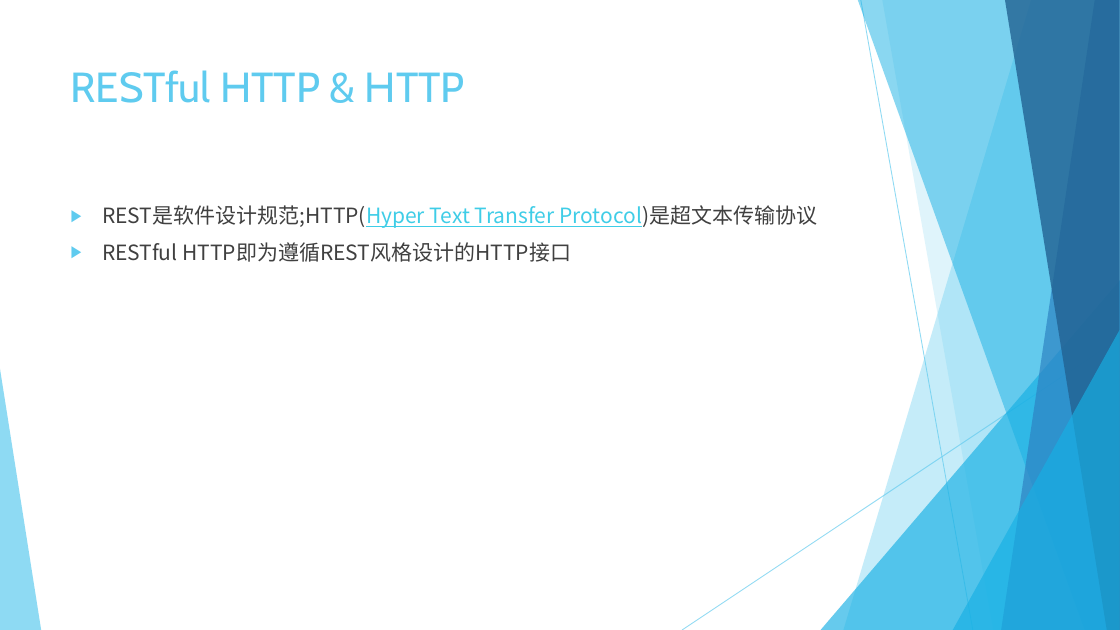
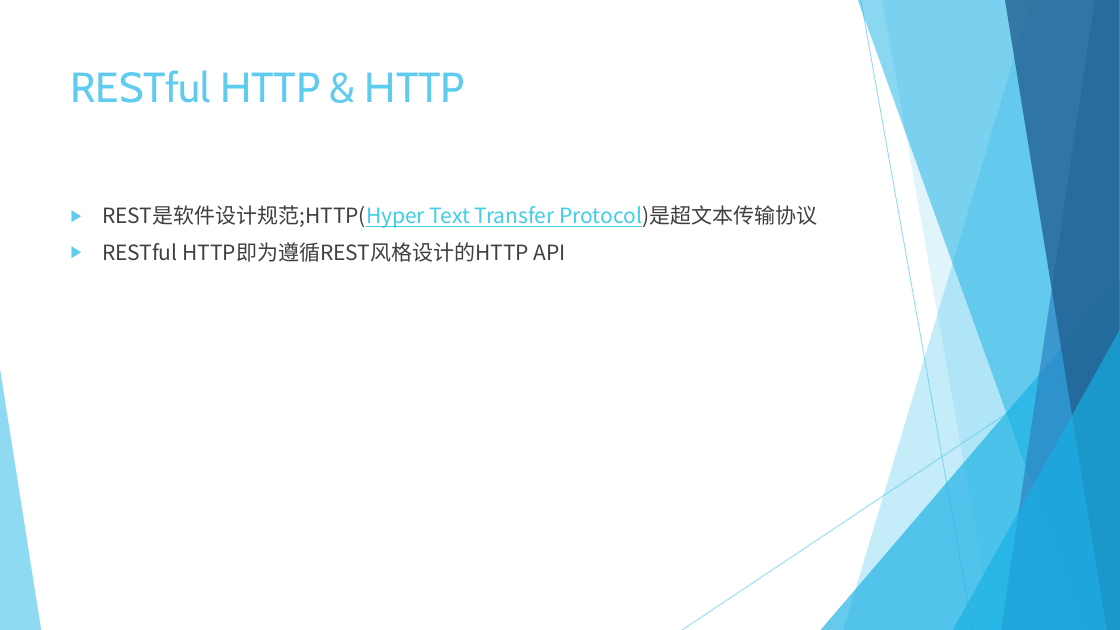
Before and after one commit to Crab2died/micro-boot, a slide deck: slide 9 of rest-api/RESTful.pptx. Drawn at 1120x630 pixels with LibreOffice and Linux fonts; fonts in the diff are those of the drawing. Boxes give left, top, right and bottom in pixels: in the first picture for what was removed or moved away, otherwise in the second. Text is boxed around its words. In the diff, an @@ line names an element or a change of style, - is before the commit and + after.

Commit message:
ppt

```diff
--- a/rest-api/RESTful.pptx
+++ b/rest-api/RESTful.pptx
@@ text at (x1=102, y1=242, x2=566, y2=262): text changed @@
-▶ RESTful HTTP即为遵循REST风格设计的HTTP接口
+▶ RESTful HTTP即为遵循REST风格设计的HTTP API
```
Also in this commit, not shown: 2 other slides changed.
